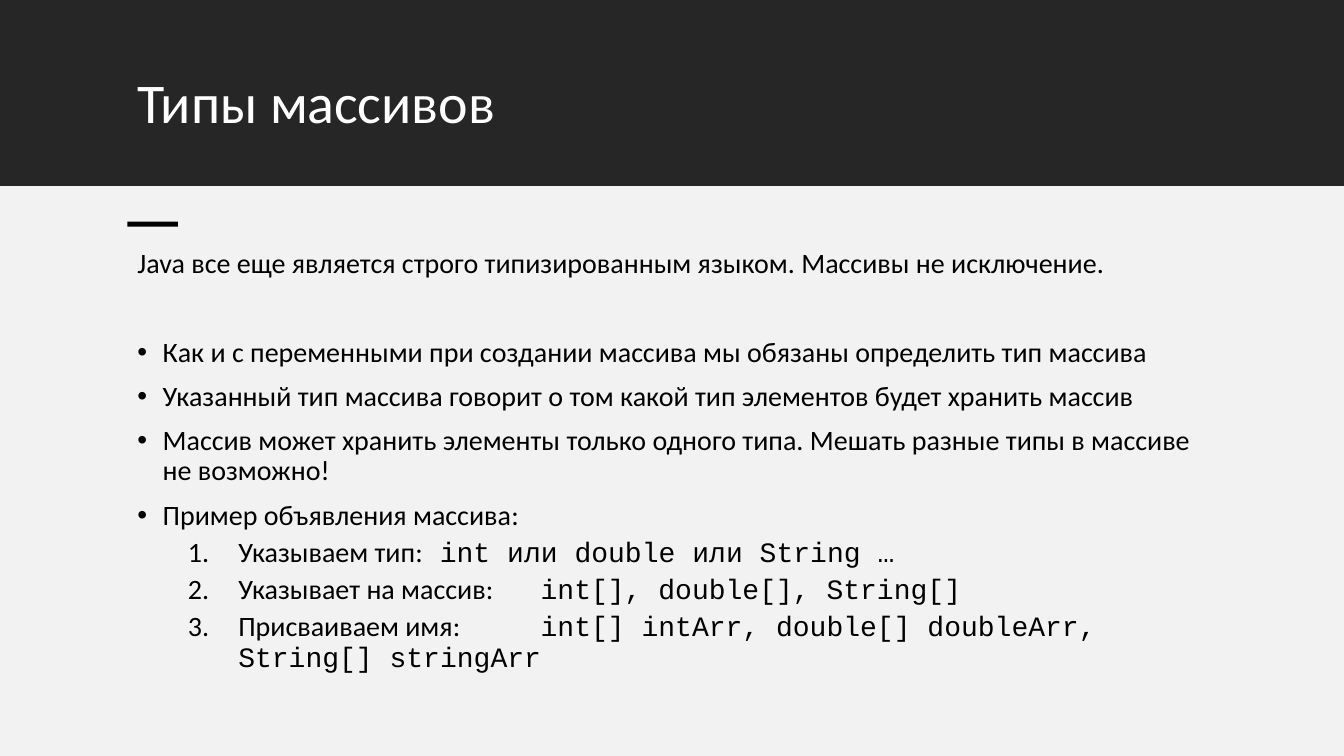
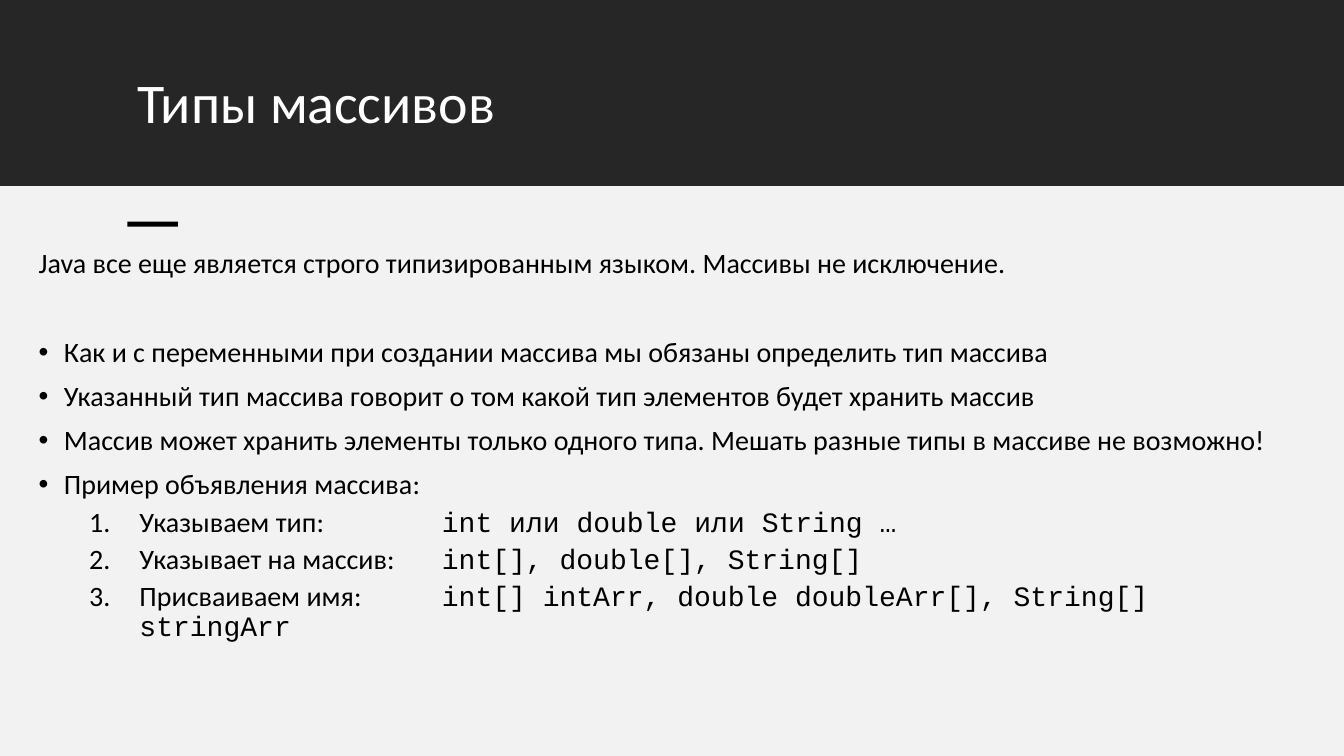
Before and after one commit to ait-tr/cohort34.2, a slide deck: slide 4 of basic_programming/lesson_11/Array_java.pptx. Drawn at 1344x756 pixels with LibreOffice and Linux fonts; fonts in the diff are those of the drawing. Boxes give left, top, right and bottom in pixels: in the first picture for what was removed or moved away, otherwise in the second. Text is boxed around its words. In the diff, an @@ line names an element or a change of style, - is before the commit and + after.

Commit message:
update l11

```diff
--- a/basic_programming/lesson_11/Array_java.pptx
+++ b/basic_programming/lesson_11/Array_java.pptx
@@ text "Java все еще является строго ...": place and size @@
-text "Java все еще является строго ..." at [137,255,1189,673]
+text "Java все еще является строго ..." at [39,255,1264,642]
@@ text at [139,586,1149,642]: text changed @@
-  3. Присваиваем имя: int[] intArr, double[] doubleArr, String[] stringArr
+  3. Присваиваем имя: int[] intArr, double doubleArr[], String[] stringArr
```
Also in this commit, not shown: 2 other slides changed.
